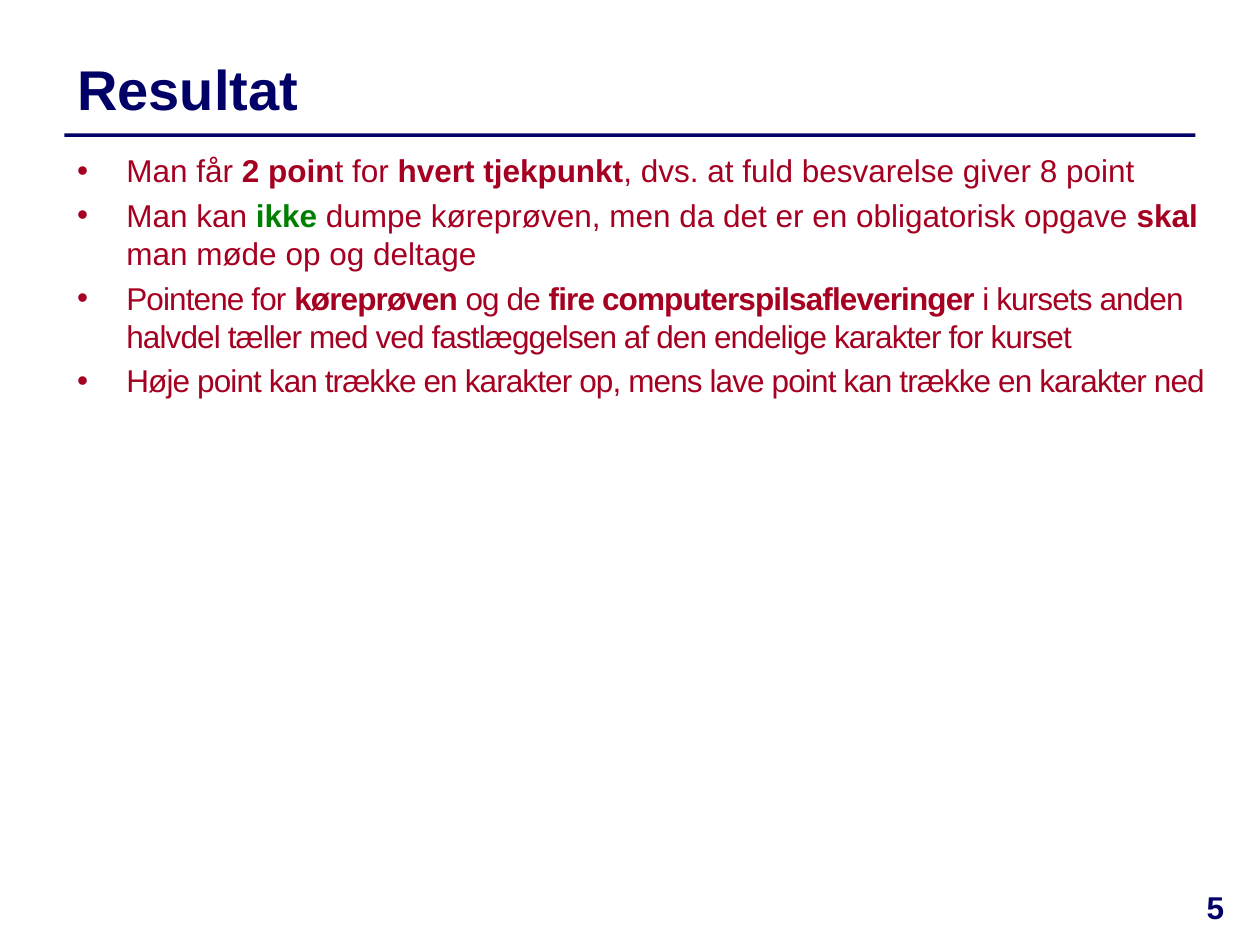
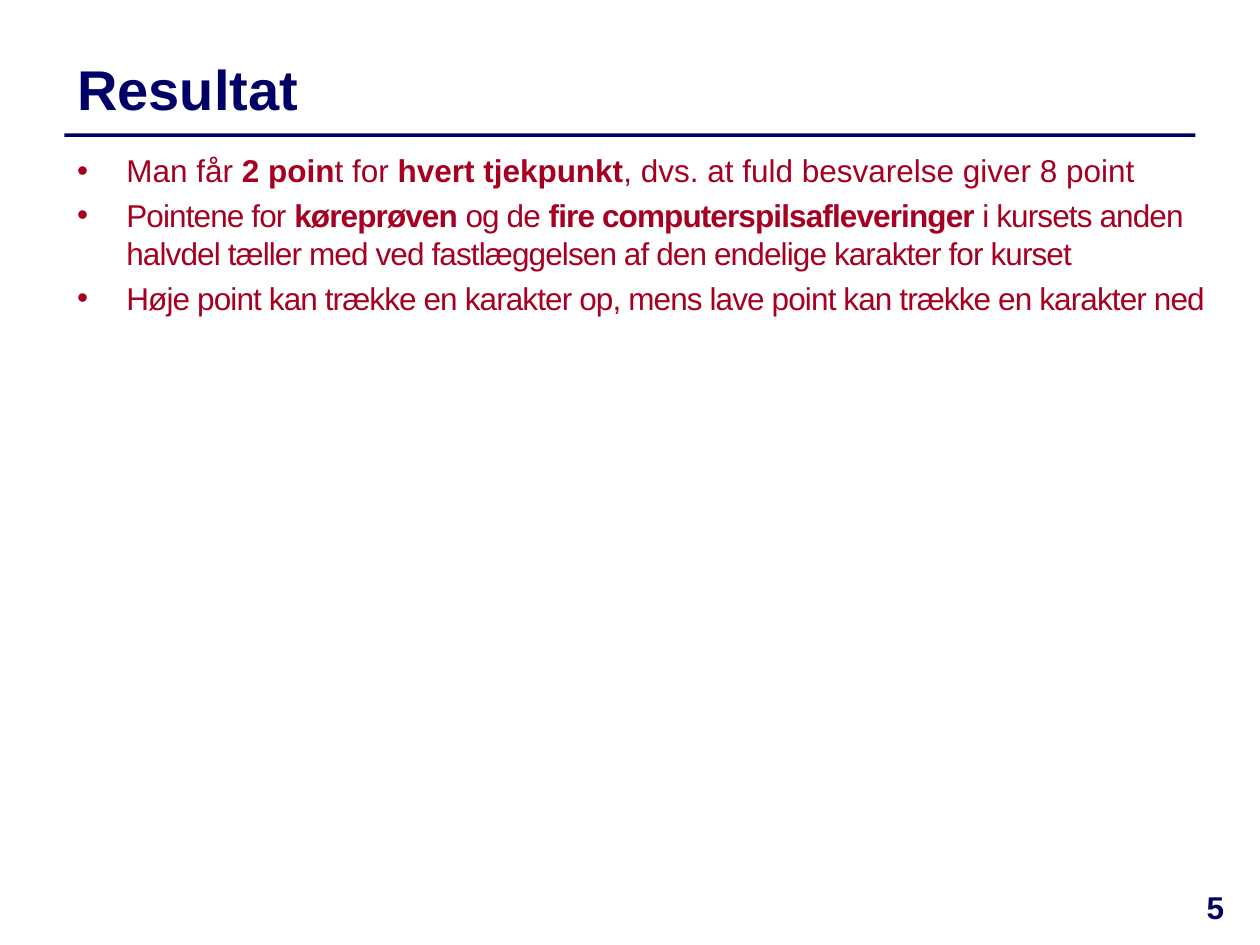
Before and after one commit to IntProgAU/Materiale, a slide deck: slide 5 of web/g24/status/Køreprøven.pptx. Drawn at 1260x945 pixels with LibreOffice and Linux fonts; fonts in the diff are those of the drawing. Boxes give left, top, right and bottom in pixels: in the first picture for what was removed or moved away, otherwise in the second. Text is boxed around its words. In the diff, an @@ line names an element or a change of style, - is before the commit and + after.

```diff
--- a/web/g24/status/Køreprøven.pptx
+++ b/web/g24/status/Køreprøven.pptx
@@ text at (126,204,1198,271): paragraph removed @@
-  • Man kan ikke dumpe køreprøven, men da det er en obligatorisk opgave skal man møde op og deltage
```
Also in this commit, not shown: 2 other slides changed.
